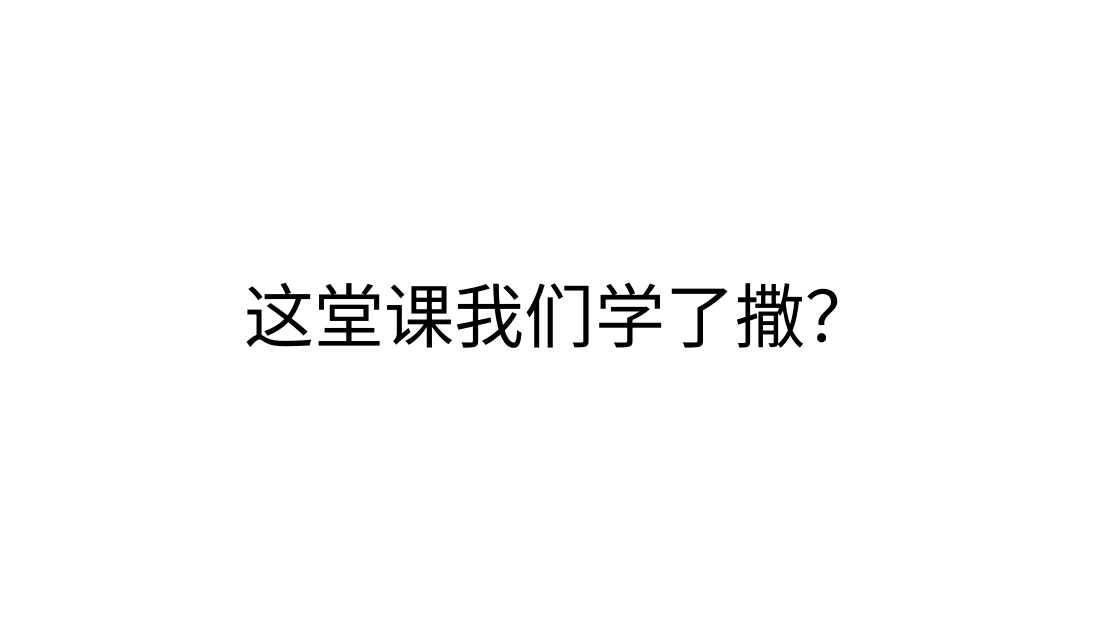
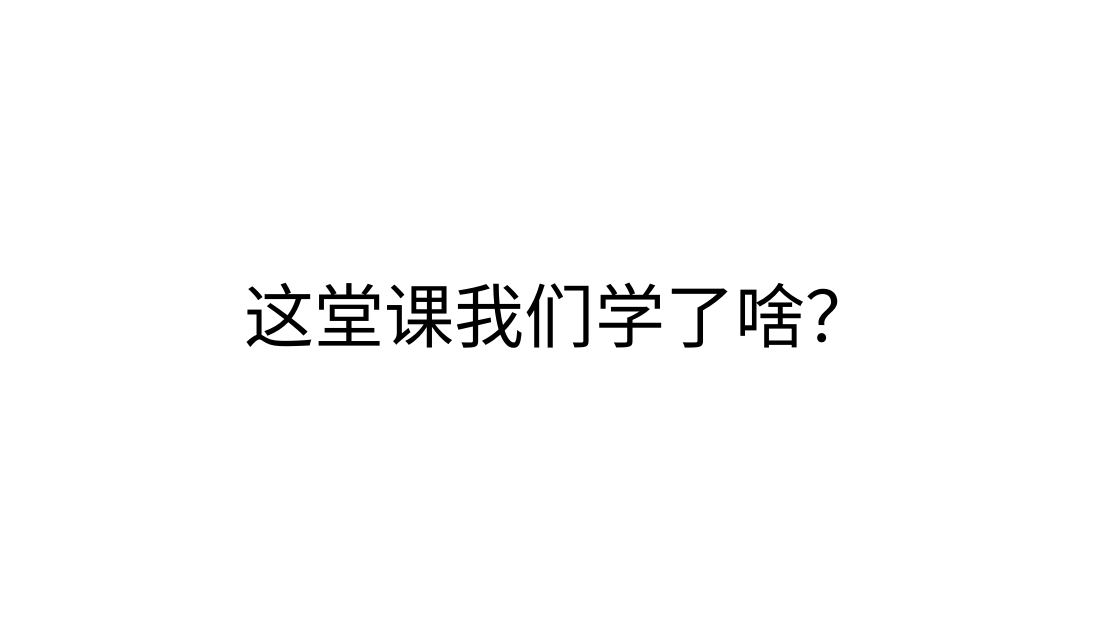
Before and after one commit to zjyesir/hmc_data_structure, a slide deck: slide 12 of ppt/4 串.pptx (slide 11 before the commit). Drawn at 1120x630 pixels with LibreOffice and Linux fonts; fonts in the diff are those of the drawing; background and template pictures are left out. Boxes give left, top, right and bottom in pixels: in the first picture for what was removed or moved away, otherwise in the second. Text is boxed around its words. In the diff, an @@ line names an element or a change of style, - is before the commit and + after.

```diff
--- a/ppt/4 串.pptx
+++ b/ppt/4 串.pptx
@@ text at (245,282,875,348): text changed @@
-这堂课我们学了撒？
+这堂课我们学了啥？
```
Also in this commit, not shown: 3 other slides changed, 2 slides added, 2 slides removed, 6 other files.
